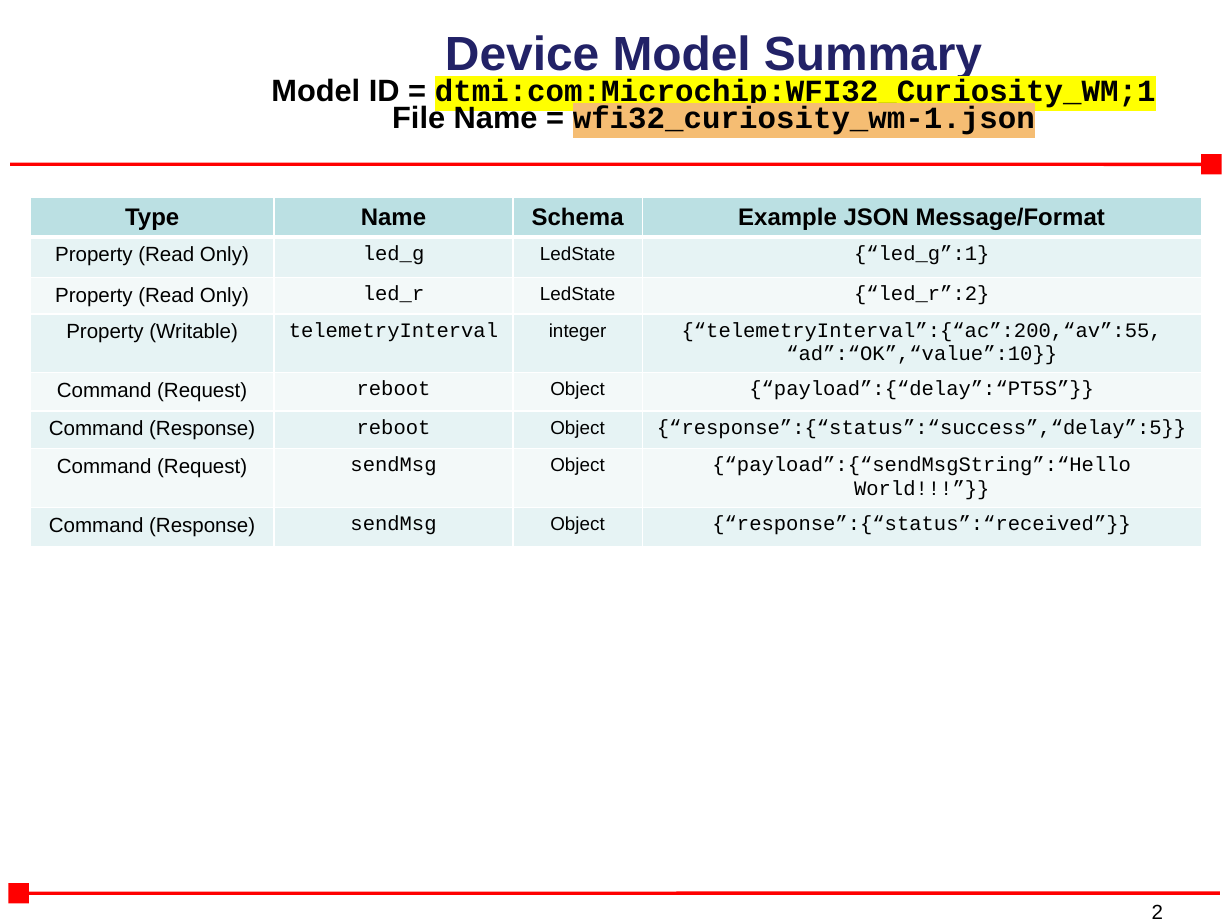
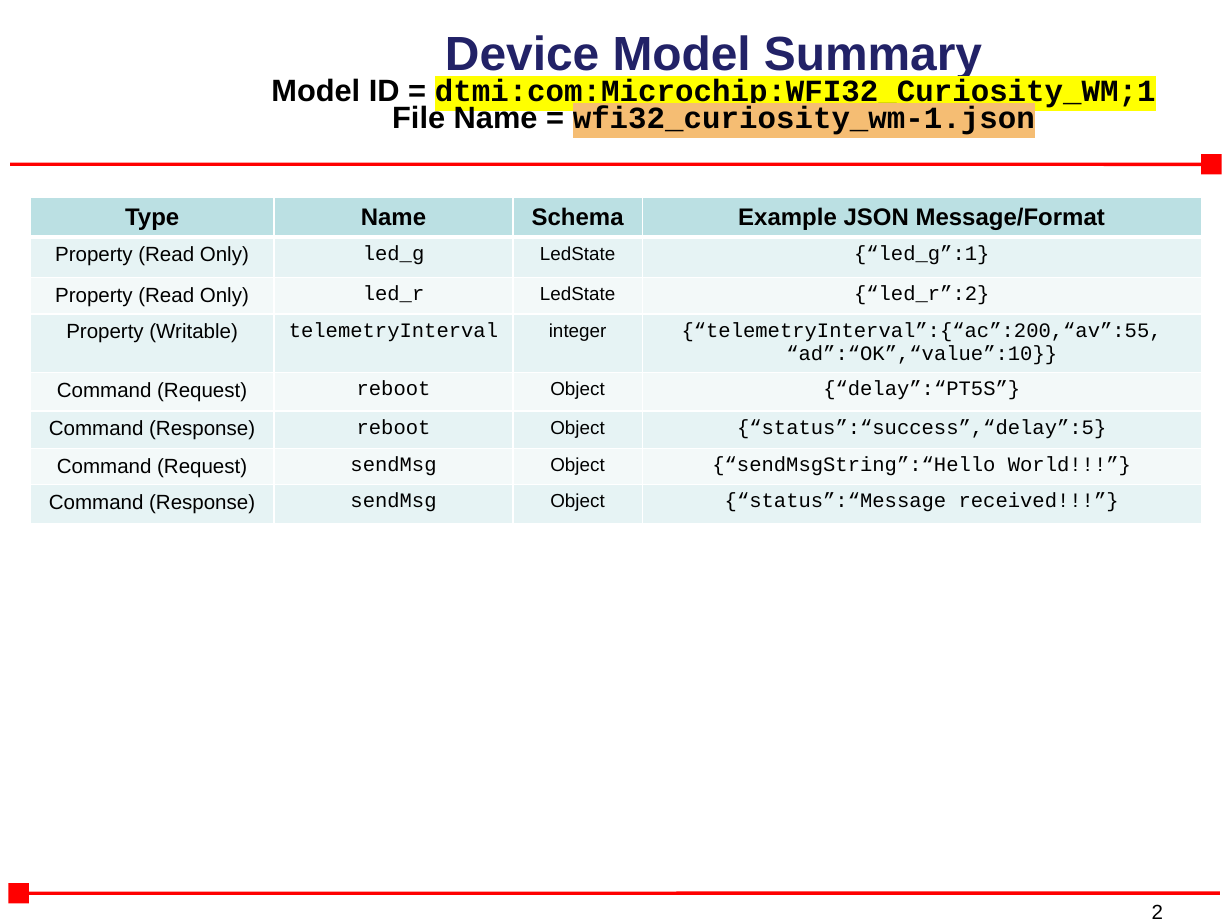
Before and after one commit to MicrochipTech/AzureDemo_WFI32E01, a slide deck: slide 2 of device_model/wfi32_curiosity-1.pptx. Drawn at 1232x924 pixels with LibreOffice and Linux fonts; fonts in the diff are those of the drawing; background and template pictures are left out. Boxes give left, top, right and bottom in pixels: in the first picture for what was removed or moved away, otherwise in the second. Text is boxed around its words. In the diff, an @@ line names an element or a change of style, - is before the commit and + after.

Commit message:
Update device model summaries

```diff
--- a/device_model/wfi32_curiosity-1.pptx
+++ b/device_model/wfi32_curiosity-1.pptx
@@ table at bbox=[31, 197, 1202, 530] @@
-row 4, column 4: {“telemetryInterval”:{“ac”:200,“av”:55, “ad”:“OK”,“value”:10}}
+row 4, column 4: {“telemetryInterval”:{“ac”:200,“av”:55, / “ad”:“OK”,“value”:10}}
-row 5, column 4: {“payload”:{“delay”:“PT5S”}}
+row 5, column 4: {“delay”:“PT5S”}
-row 6, column 4: {“response”:{“status”:“success”,“delay”:5}}
+row 6, column 4: {“status”:“success”,“delay”:5}
-row 7, column 4: {“payload”:{“sendMsgString”:“Hello World!!!”}}
+row 7, column 4: {“sendMsgString”:“Hello World!!!”}
-row 8, column 4: {“response”:{“status”:“received”}}
+row 8, column 4: {“status”:“Message received!!!”}
```
Also in this commit, not shown: 1 other slide changed, 3 other files.
